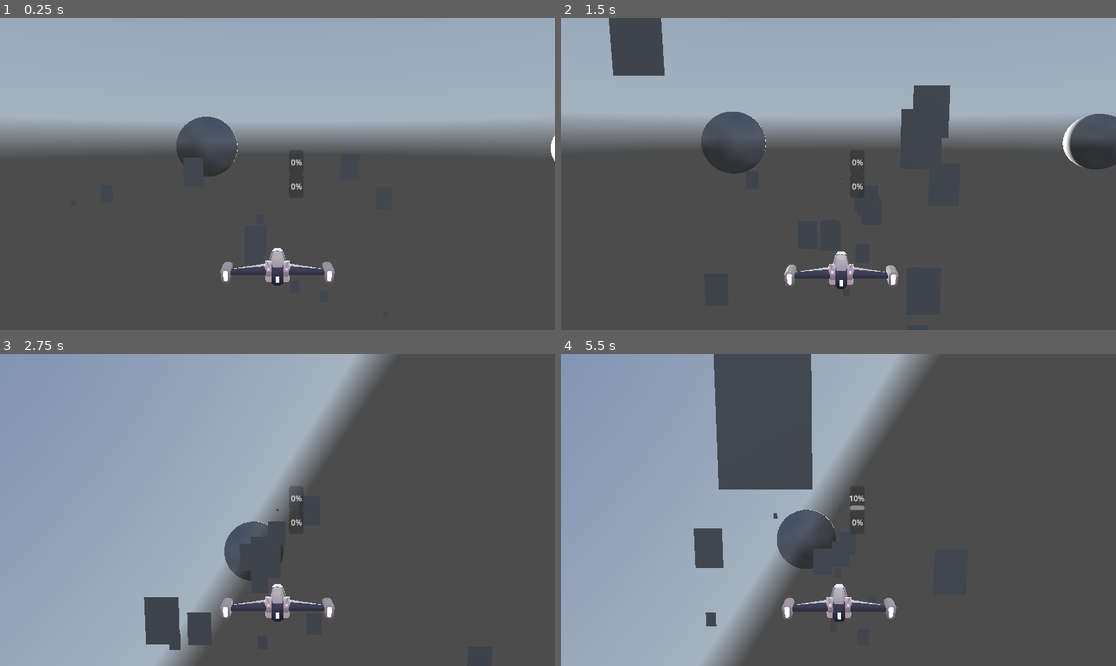
Above: before the commit, frames 1-4 (two rows, left to right).
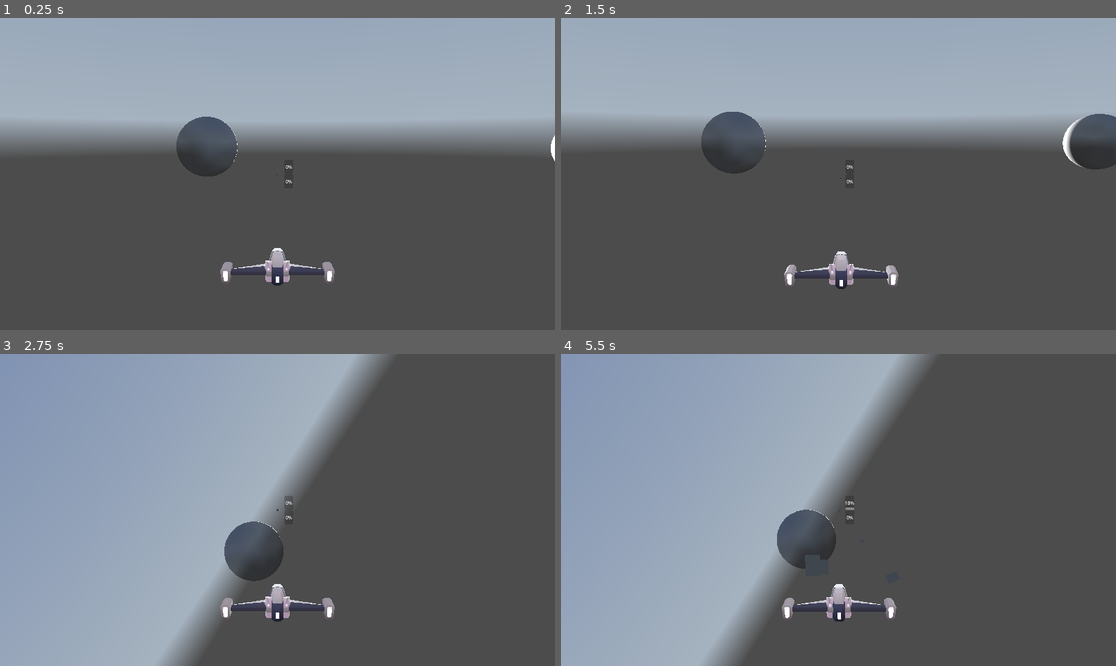
Above: after the commit, the same moments.

Repository: IuNoWat/Area64
Game: Godot game, scene res://Scenes/Main.tscn
Same seed, same stepped clock (60 frames per second), same inputs: the game is played once before the commit and once after it. A sky picture missing from this copy of the repository is replaced by a grey-blue gradient.
Inputs:
- Up to frame 1 (0.25 s): no input
- Up to frame 2 (1.5 s): tap Enter at 0.5 s; hold Right 0.53-1.28 s; tap P at 0.6 s; hold Down from 1.28 s (still down); tap M at 1.35 s
- Up to frame 3 (2.75 s): release Down at 2.03 s; hold Right from 2.03 s (still down); tap N at 2.1 s
- Up to frame 4 (5.5 s): release Right at 2.78 s; hold Up 2.78-3.53 s; tap one key every 0.75 s from 2.85 s: P M N P; hold A 3.53-5.03 s; hold Down from 5.03 s (still down)

The runs differ from the first frame. In frame 1, 0.2% of the frame differs, in the area x 33-55%, y 44-56%; in frame 2, 3.3%; in frame 3, 1.7%; in frame 4, 8.5%, in the area x 23-55%, y 0-88%.

Commit message:
Particuuuuuuules !

Diff:
--- a/Assets/vaisseau/ship.gd
+++ b/Assets/vaisseau/ship.gd
@@ -8,11 +8,13 @@
 var mode = "FREE"
 
 @onready var rb = $"../RigidBody3D"
+@onready var Particules = $"Ship/SpeedParticles/GPUParticles3D"
 
 func _process(_delta: float) -> void :
-	print(rb.angular_velocity)
-	print(rb.rotation)
-	print("--------------")
+	#print(rb.angular_velocity)
+	#print(rb.rotation)
+	#print("--------------")
+	CalculerParticules()
 	rb.apply_impulse(transform.basis.z*power)
 	if mode == "NORMAL" :
 		rb.rotation = rb.linear_velocity.normalized()
@@ -47,3 +49,9 @@
 		if event.pressed and mode=="FREE" and event.keycode == KEY_DOWN:
 			rb.apply_torque_impulse(transform.basis.x*turning_speed)
 	#print(rb.angular_velocity)
+
+func CalculerParticules():
+	var moyenneVitesse=rb.linear_velocity.length_squared()
+	Particules.speed_scale=moyenneVitesse/2000
+
+	print(moyenneVitesse)
--- a/project.godot
+++ b/project.godot
@@ -15,6 +15,11 @@
 config/features=PackedStringArray("4.4", "GL Compatibility")
 config/icon="res://icon.svg"
 
+[display]
+
+window/size/viewport_width=1920
+window/size/viewport_height=1080
+
 [rendering]
 
 renderer/rendering_method="gl_compatibility"
